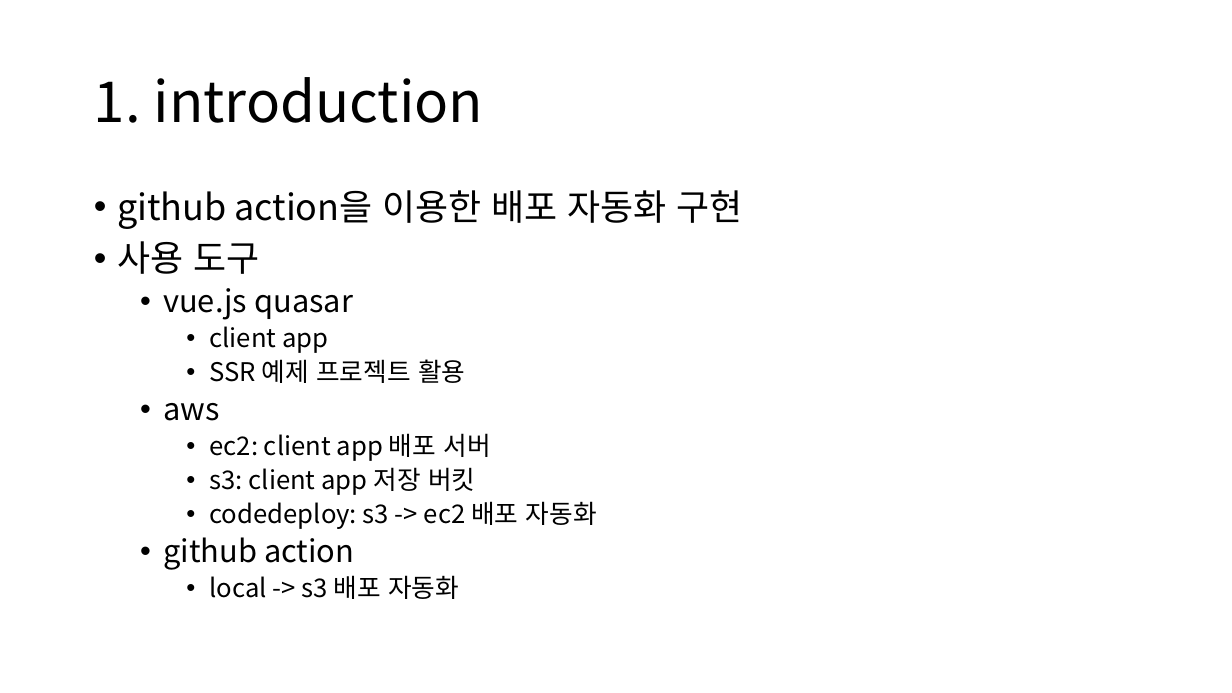
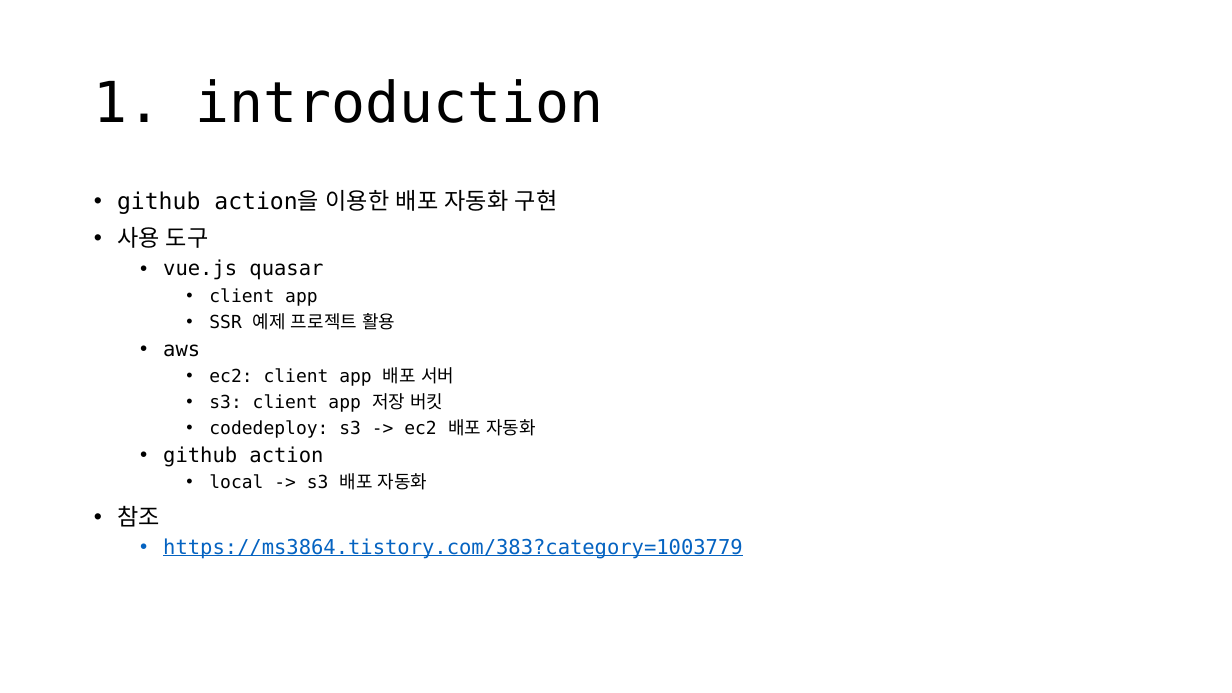
Before and after one commit to Ujin28/ssossotable-team-study, a slide deck: slide 2 of CI-CD/CI-CD.pptx. Drawn at 1232x693 pixels with LibreOffice and Linux fonts; fonts in the diff are those of the drawing. Boxes give left, top, right and bottom in pixels: in the first picture for what was removed or moved away, otherwise in the second. Text is boxed around its words. In the diff, an @@ line names an element or a change of style, - is before the commit and + after.

```diff
--- a/CI-CD/CI-CD.pptx
+++ b/CI-CD/CI-CD.pptx
@@ title "1. introduction" at <box>94,79,604,123</box>: font Noto Sans CJK KR to DejaVu Sans Mono @@
@@ text at <box>117,190,558,490</box>: size 28 to 18 pt in "github action을 이용한 배포 자동화 구현", "사용 도구"; font Noto Sans CJK KR to DejaVu Sans Mono in "github action을 이용한 배포 자동화 구현", "사용 도구", "vue.js quasar", "client app" and 7 more places; size 24 to 16 pt in "vue.js quasar", "aws", "github action"; size 20 to 14 pt in "client app", "SSR 예제 프로젝트 활용", "ec2: client app 배포 서버", "s3: client app 저장 버킷" and 2 more places @@
@@ text at <box>117,505,742,559</box>: paragraphs added @@
+• 참조
+  • https://ms3864.tistory.com/383?category=1003779
```
Also in this commit, not shown: 42 other slides changed, 1 slide removed, 1 other file.
